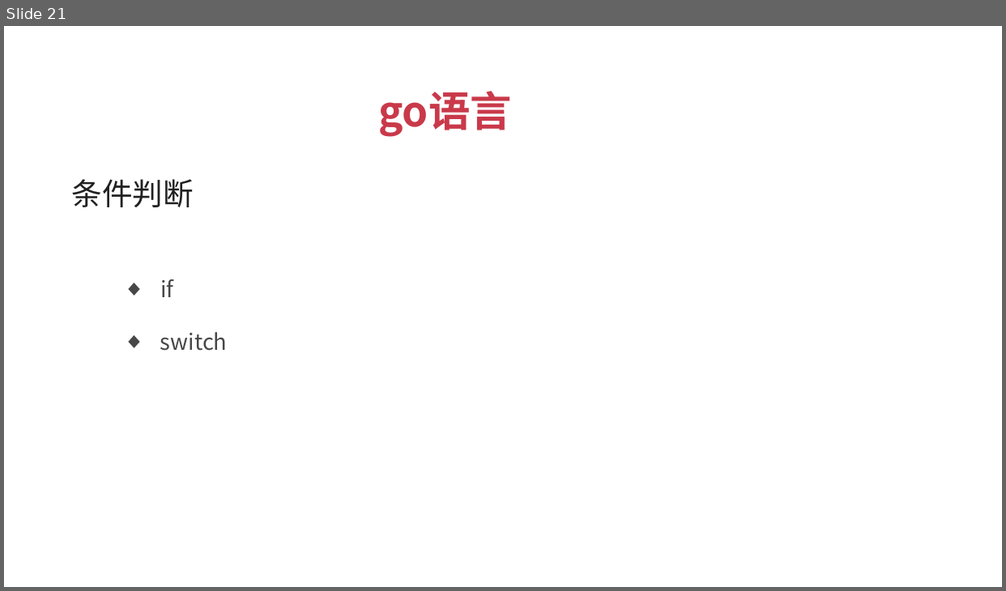
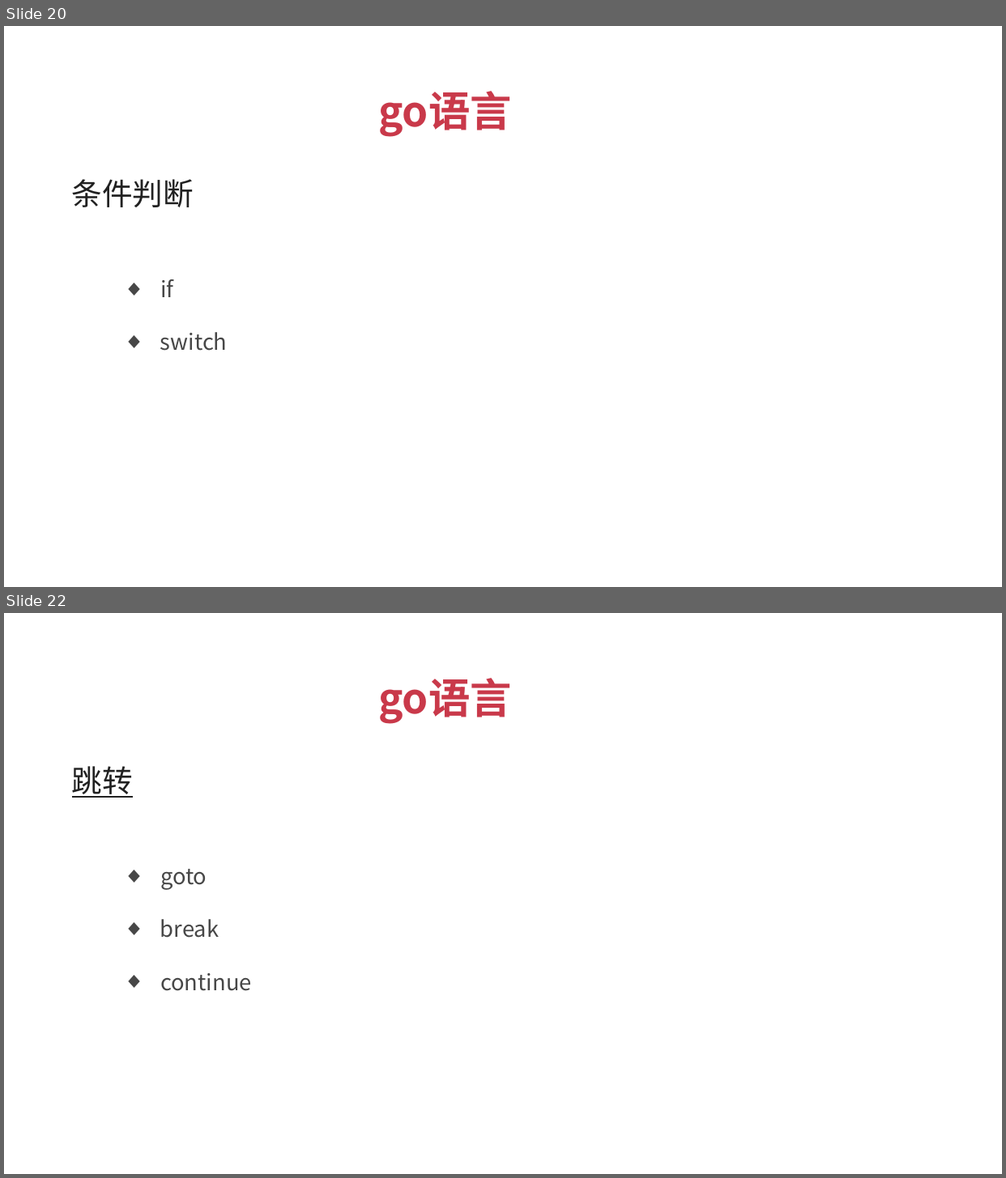
Before and after one commit to xuqiang76/golang, a slide deck: tuling/go语言_傻大猫.pptx. Shown one above the other, each under a label of ours: slide 21 before the commit, slides 20 and 22 after it; the slides between them are not shown. The pictures are 1006x591 and 1006x1178 pixels, drawn with LibreOffice and Linux fonts; fonts in the diff are those of the drawing. Boxes give left, top, right and bottom in pixels: in the first picture for what was removed or moved away, otherwise in the second. Text is boxed around its words. In the diff, an @@ line names an element or a change of style, - is before the commit and + after.

```diff
--- a/tuling/go语言_傻大猫.pptx
+++ b/tuling/go语言_傻大猫.pptx
@@ slide 22 added at bbox=[4, 613, 1002, 1174], background #FFFFFF @@
@@ text added at bbox=[378, 678, 511, 724], 30 pt, text #C9394A, bold @@
+go语言
@@ text added at bbox=[72, 766, 133, 798], 22 pt, text #212121, bold, underline @@
+跳转
@@ text added at bbox=[160, 869, 206, 890], 16 pt, text #474747 @@
+  ◆ goto
@@ text added at bbox=[160, 919, 219, 938], 16 pt, text #474747 @@
+  ◆ break
@@ text added at bbox=[160, 973, 252, 991], 16 pt, text #474747 @@
+  ◆ continue
@@ what was slide 21 is now slide 20 @@
```
Also in this commit, not shown: 1 slide changed, 5 other slides added, 4 other files.
